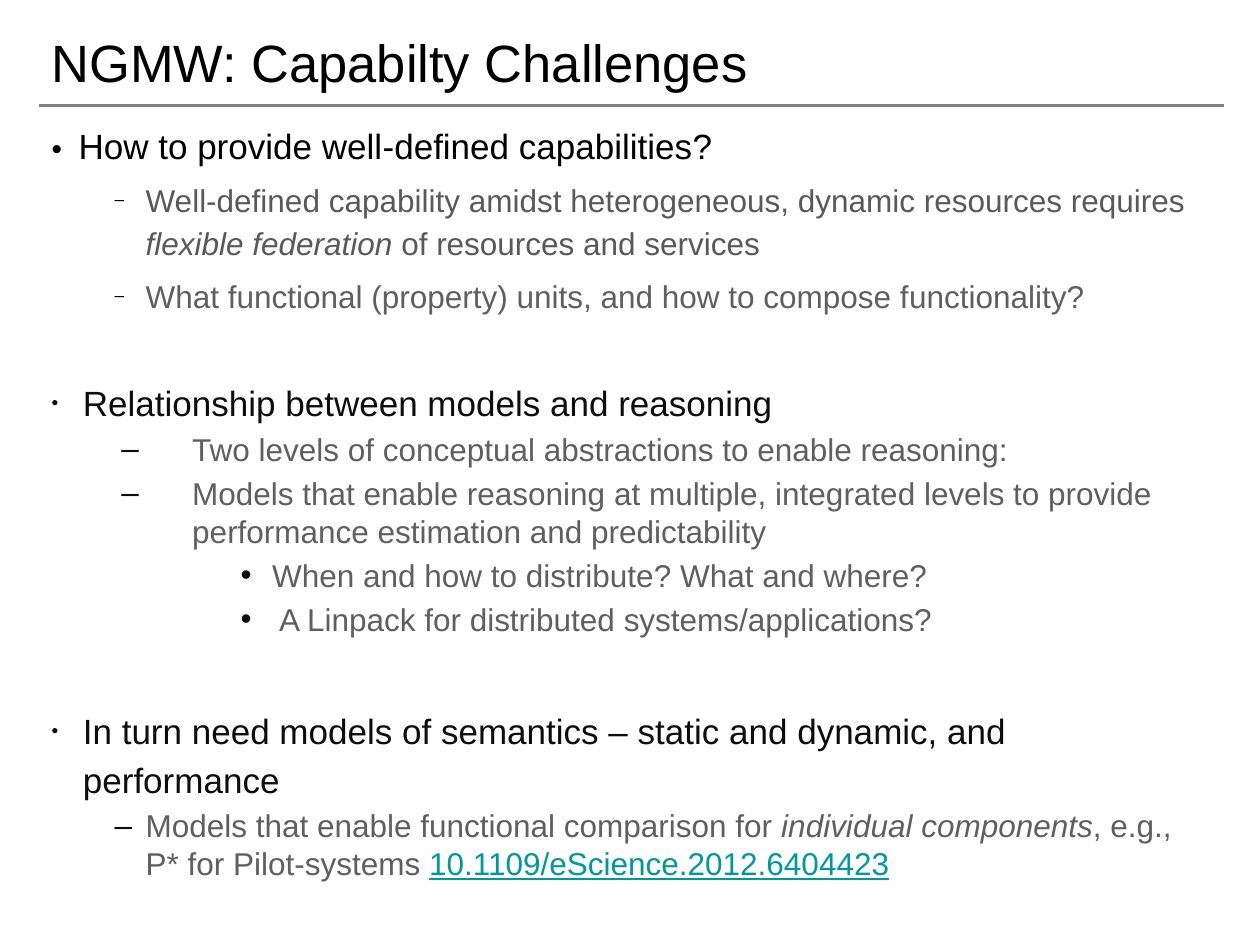
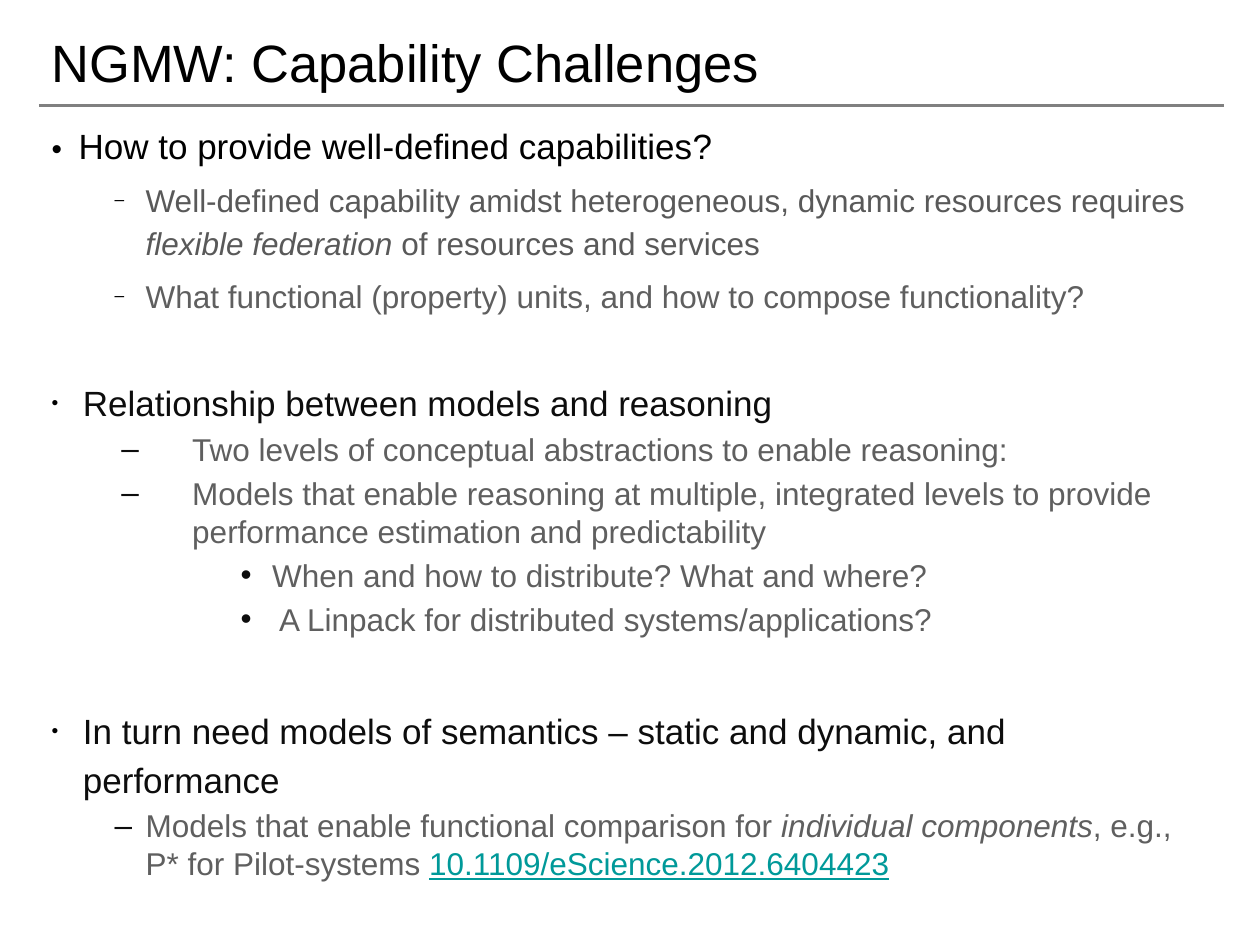
Before and after one commit to saga-project/NGMW, a slide deck: slide 9 of presentations/radical-modsim.pptx. Drawn at 1260x945 pixels with LibreOffice and Linux fonts; fonts in the diff are those of the drawing; background and template pictures are left out. Boxes give left, top, right and bottom in pixels: in the first picture for what was removed or moved away, otherwise in the second. Text is boxed around its words. In the diff, an @@ line names an element or a change of style, - is before the commit and + after.

Commit message:
minor fixes

```diff
--- a/presentations/radical-modsim.pptx
+++ b/presentations/radical-modsim.pptx
@@ title at (x1=51, y1=44, x2=759, y2=93): text changed @@
-NGMW: Capabilty Challenges
+NGMW: Capability Challenges
```
